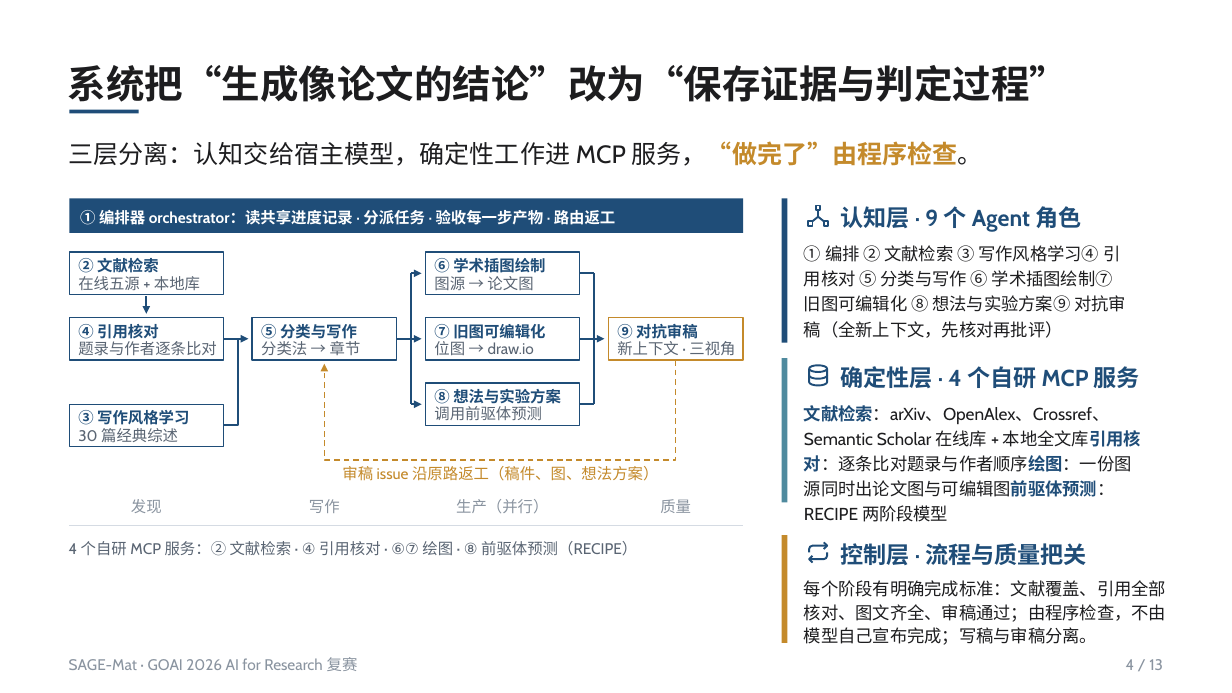
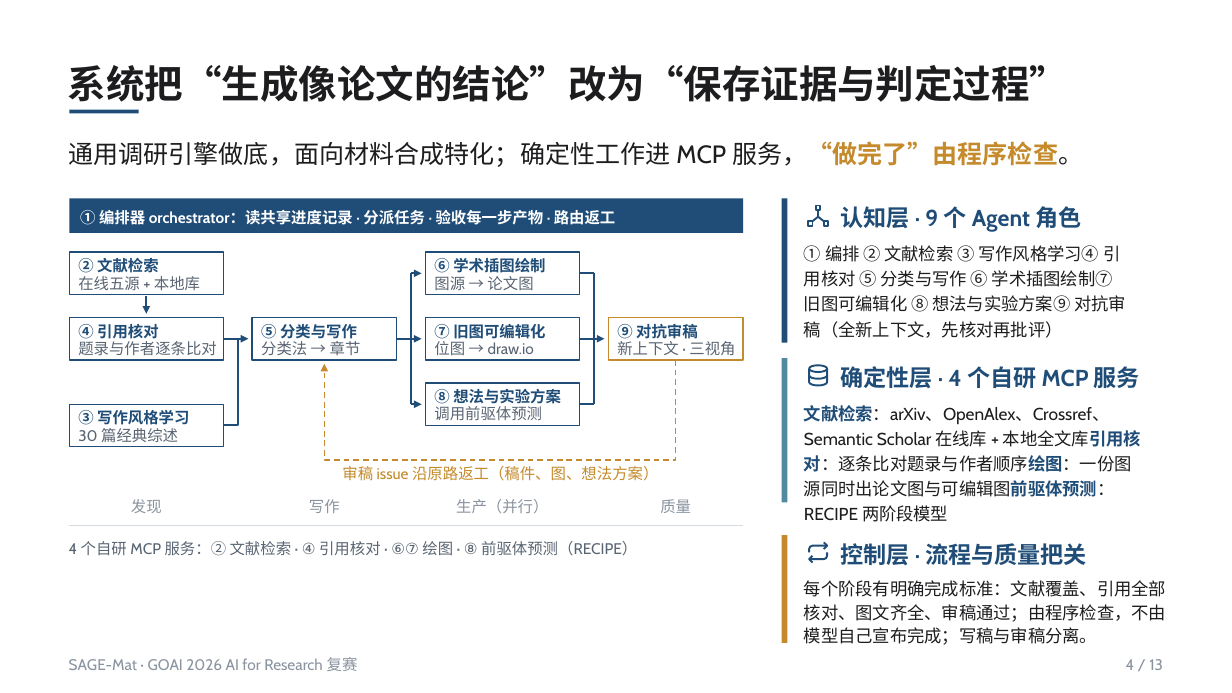
Before and after one commit to asimfish/goai_research, a slide deck: slide 4 of submission/方案说明PPT/SAGE-Mat_复赛方案说明.pptx. Drawn at 1232x693 pixels with LibreOffice and Linux fonts; fonts in the diff are those of the drawing. Boxes give left, top, right and bottom in pixels: in the first picture for what was removed or moved away, otherwise in the second. Text is boxed around its words. In the diff, an @@ line names an element or a change of style, - is before the commit and + after.

```diff
--- a/submission/方案说明PPT/SAGE-Mat_复赛方案说明.pptx
+++ b/submission/方案说明PPT/SAGE-Mat_复赛方案说明.pptx
@@ text at <box>68,141,1083,167</box>: text changed @@
-三层分离：认知交给宿主模型，确定性工作进 MCP 服务，“做完了”由程序检查。
+通用调研引擎做底，面向材料合成特化；确定性工作进 MCP 服务，“做完了”由程序检查。
```
Also in this commit, not shown: 5 other slides changed, 1 slide added, 1 slide removed, 26 other files.
